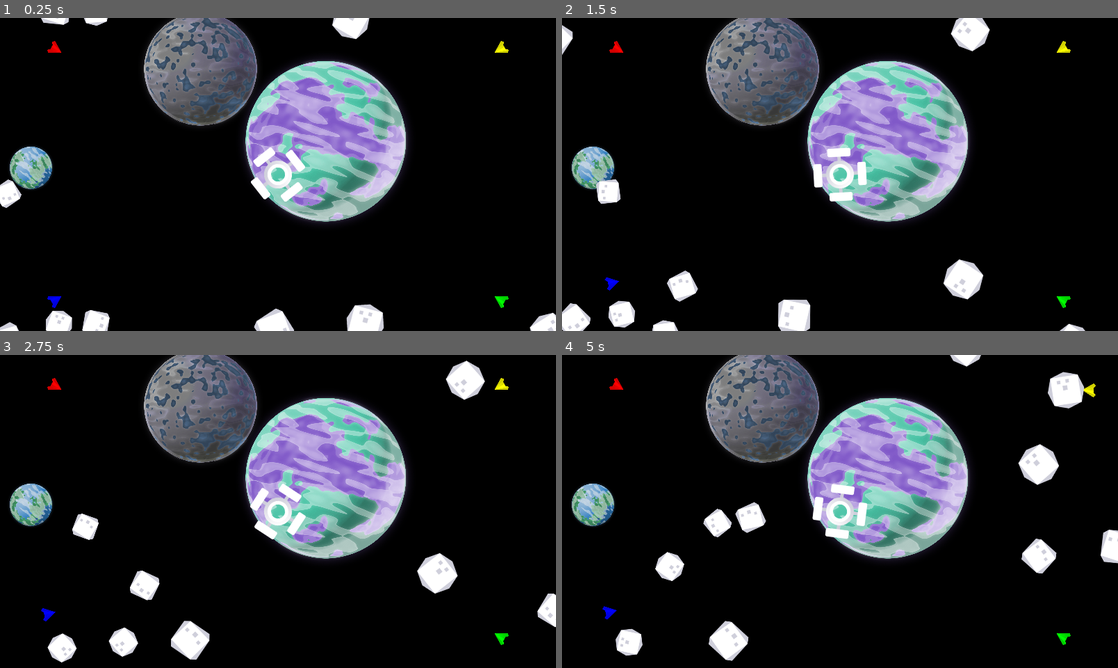
Above: before the commit, frames 1-4 (two rows, left to right).
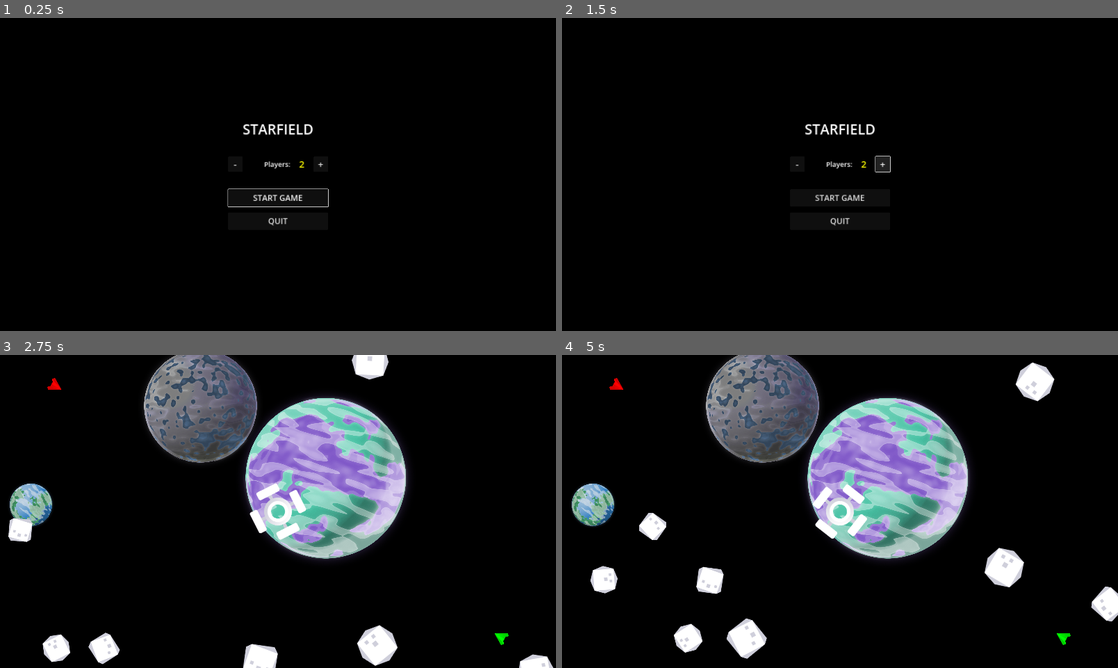
Above: after the commit, the same moments.

Repository: Teeohbee/CelestialMeadow
Game: Godot game, scene res://menu.tscn
Two runs of this game, one before a commit and one after it. Both use one fixed random seed, a clock stepped at 60 frames per second and the inputs below. Before the commit the project starts from res://main.tscn.
Inputs (mouse positions are in pixels of both pictures, inside the frame that each line leads up to):
- Up to frame 1 (0.25 s): no input
- Up to frame 2 (1.5 s): click (795, 165) at 0.5 s, where only the run after the commit has a clickable "-"; click (884, 165) at 1.25 s, where only the run after the commit has a clickable "+"
- Up to frame 3 (2.75 s): click (278, 536) at 2 s, where only the run after the commit has a clickable "START GAME"
- Up to frame 4 (5 s): no input

The runs differ from the first frame. In frame 1, 22% of the frame differs, in the area x 0-100%, y 0-100%; in frame 2, 23%, in the area x 0-95%, y 0-100%; in frame 3, 6.4%; in frame 4, 8.0%.

Commit message:
Add main menu with player selection
- Created main menu scene with controller/keyboard navigation
- Added GameState autoload to track number of players
- Menu allows selecting 1-4 players before starting
- Updated main.gd to dynamically spawn selected number of players
- Removed hardcoded player instances from main.tscn
- Menu is now the initial scene on launch
- UI navigation works with arrow keys and controller D-pad

Diff:
--- /dev/null
+++ b/game_state.gd
@@ -0,0 +1,3 @@
+extends Node
+
+var num_players = 2
--- a/main.gd
+++ b/main.gd
@@ -1,12 +1,27 @@
 extends Node2D
 
 @export var asteroid_scene : PackedScene
+@export var player_scene : PackedScene
 var screensize
+var player_configs = [
+	{"position": Vector2(0.1, 0.1), "number": 0},
+	{"position": Vector2(0.9, 0.9), "number": 1},
+	{"position": Vector2(0.1, 0.9), "number": 2},
+	{"position": Vector2(0.9, 0.1), "number": 3}
+]
 
 func _ready():
 	screensize = get_viewport().get_visible_rect().size
+	spawn_players()
 	for i in 10:
 		spawn_asteroid()
+
+func spawn_players():
+	for i in GameState.num_players:
+		var player = player_scene.instantiate()
+		player.starting_position = player_configs[i].position
+		player.player_number = player_configs[i].number
+		add_child(player)
 
 func spawn_asteroid():
 	$AsteroidPath/AsteroidSpawn.progress = randi()
--- a/main.tscn
+++ b/main.tscn
@@ -16,31 +16,13 @@
 [node name="Main" type="Node2D"]
 script = ExtResource("1_k3tpq")
 asteroid_scene = ExtResource("2_xklmo")
+player_scene = ExtResource("1_syc1s")
 
 [node name="Planet" parent="." instance=ExtResource("1_kiu5r")]
 
 [node name="Planet2" parent="." instance=ExtResource("1_kiu5r")]
 
 [node name="Planet3" parent="." instance=ExtResource("1_kiu5r")]
-
-[node name="Player" parent="." instance=ExtResource("1_syc1s")]
-position = Vector2(341, 543)
-starting_position = Vector2(0.1, 0.1)
-
-[node name="Player2" parent="." instance=ExtResource("1_syc1s")]
-position = Vector2(341, 543)
-starting_position = Vector2(0.9, 0.9)
-player_number = 1
-
-[node name="Player3" parent="." instance=ExtResource("1_syc1s")]
-position = Vector2(341, 543)
-starting_position = Vector2(0.1, 0.9)
-player_number = 2
-
-[node name="Player4" parent="." instance=ExtResource("1_syc1s")]
-position = Vector2(341, 543)
-starting_position = Vector2(0.9, 0.1)
-player_number = 3
 
 [node name="AsteroidPath" type="Path2D" parent="."]
 curve = SubResource("Curve2D_1lhca")
--- /dev/null
+++ b/menu.gd
@@ -0,0 +1,25 @@
+extends Control
+
+var num_players = 2
+
+func _ready():
+	$VBoxContainer/StartButton.grab_focus()
+	update_player_label()
+
+func update_player_label():
+	$VBoxContainer/PlayerCount/Label.text = str(num_players)
+
+func _on_start_button_pressed():
+	GameState.num_players = num_players
+	get_tree().change_scene_to_file("res://main.tscn")
+
+func _on_quit_button_pressed():
+	get_tree().quit()
+
+func _on_decrease_pressed():
+	num_players = max(1, num_players - 1)
+	update_player_label()
+
+func _on_increase_pressed():
+	num_players = min(4, num_players + 1)
+	update_player_label()
--- /dev/null
+++ b/menu.tscn
@@ -0,0 +1,103 @@
+[gd_scene load_steps=2 format=3 uid="uid://bh5j3ywxnw7yk"]
+
+[ext_resource type="Script" path="res://menu.gd" id="1_menu"]
+
+[node name="Menu" type="Control"]
+layout_mode = 3
+anchors_preset = 15
+anchor_right = 1.0
+anchor_bottom = 1.0
+grow_horizontal = 2
+grow_vertical = 2
+script = ExtResource("1_menu")
+
+[node name="ColorRect" type="ColorRect" parent="."]
+layout_mode = 1
+anchors_preset = 15
+anchor_right = 1.0
+anchor_bottom = 1.0
+grow_horizontal = 2
+grow_vertical = 2
+color = Color(0, 0, 0, 1)
+
+[node name="VBoxContainer" type="VBoxContainer" parent="."]
+layout_mode = 1
+anchors_preset = 8
+anchor_left = 0.5
+anchor_top = 0.5
+anchor_right = 0.5
+anchor_bottom = 0.5
+offset_left = -150.0
+offset_top = -150.0
+offset_right = 150.0
+offset_bottom = 150.0
+grow_horizontal = 2
+grow_vertical = 2
+theme_override_constants/separation = 20
+
+[node name="Title" type="Label" parent="VBoxContainer"]
+layout_mode = 2
+theme_override_colors/font_color = Color(1, 1, 1, 1)
+theme_override_font_sizes/font_size = 48
+text = "STARFIELD"
+horizontal_alignment = 1
+
+[node name="Spacer1" type="Control" parent="VBoxContainer"]
+custom_minimum_size = Vector2(0, 20)
+layout_mode = 2
+
+[node name="PlayerCount" type="HBoxContainer" parent="VBoxContainer"]
+layout_mode = 2
+theme_override_constants/separation = 15
+alignment = 1
+
+[node name="DecreaseButton" type="Button" parent="VBoxContainer/PlayerCount"]
+custom_minimum_size = Vector2(50, 50)
+layout_mode = 2
+theme_override_font_sizes/font_size = 32
+text = "-"
+
+[node name="PlayerLabel" type="Label" parent="VBoxContainer/PlayerCount"]
+custom_minimum_size = Vector2(150, 0)
+layout_mode = 2
+theme_override_colors/font_color = Color(1, 1, 1, 1)
+theme_override_font_sizes/font_size = 24
+text = "Players:"
+horizontal_alignment = 2
+vertical_alignment = 1
+
+[node name="Label" type="Label" parent="VBoxContainer/PlayerCount"]
+custom_minimum_size = Vector2(50, 0)
+layout_mode = 2
+theme_override_colors/font_color = Color(1, 1, 0, 1)
+theme_override_font_sizes/font_size = 32
+text = "2"
+horizontal_alignment = 1
+vertical_alignment = 1
+
+[node name="IncreaseButton" type="Button" parent="VBoxContainer/PlayerCount"]
+custom_minimum_size = Vector2(50, 50)
+layout_mode = 2
+theme_override_font_sizes/font_size = 32
+text = "+"
+
+[node name="Spacer2" type="Control" parent="VBoxContainer"]
+custom_minimum_size = Vector2(0, 20)
+layout_mode = 2
+
+[node name="StartButton" type="Button" parent="VBoxContainer"]
+custom_minimum_size = Vector2(0, 60)
+layout_mode = 2
+theme_override_font_sizes/font_size = 28
+text = "START GAME"
+
+[node name="QuitButton" type="Button" parent="VBoxContainer"]
+custom_minimum_size = Vector2(0, 60)
+layout_mode = 2
+theme_override_font_sizes/font_size = 28
+text = "QUIT"
+
+[connection signal="pressed" from="VBoxContainer/PlayerCount/DecreaseButton" to="." method="_on_decrease_pressed"]
+[connection signal="pressed" from="VBoxContainer/PlayerCount/IncreaseButton" to="." method="_on_increase_pressed"]
+[connection signal="pressed" from="VBoxContainer/StartButton" to="." method="_on_start_button_pressed"]
+[connection signal="pressed" from="VBoxContainer/QuitButton" to="." method="_on_quit_button_pressed"]
--- a/project.godot
+++ b/project.godot
@@ -11,9 +11,13 @@
 [application]
 
 config/name="Starfield"
-run/main_scene="res://main.tscn"
+run/main_scene="res://menu.tscn"
 config/features=PackedStringArray("4.3", "Forward Plus")
 config/icon="res://icon.svg"
+
+[autoload]
+
+GameState="*res://game_state.gd"
 
 [display]
 
Not shown, added: asteroid.gd.uid
Not shown, added: bullet.gd.uid
Not shown, added: camera_shake.gd.uid
Not shown, added: main.gd.uid
Not shown, added: planet.gd.uid
Not shown, added: player.gd.uid
Not shown, added: space_station.gd.uid
